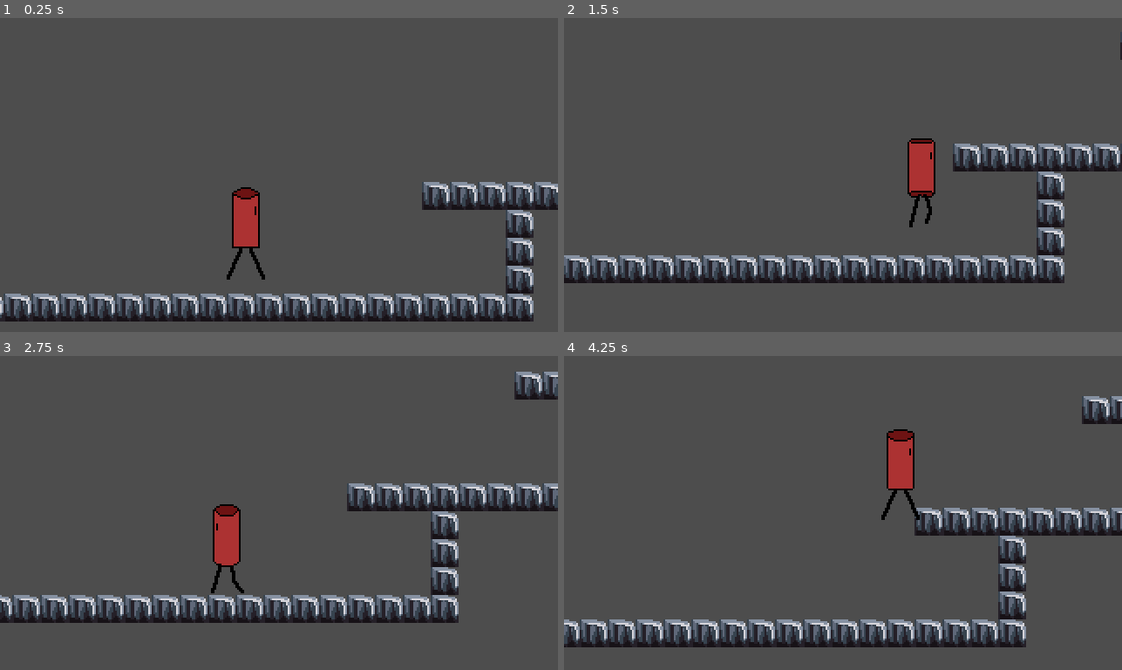
Above: before the commit, frames 1-4 (two rows, left to right).
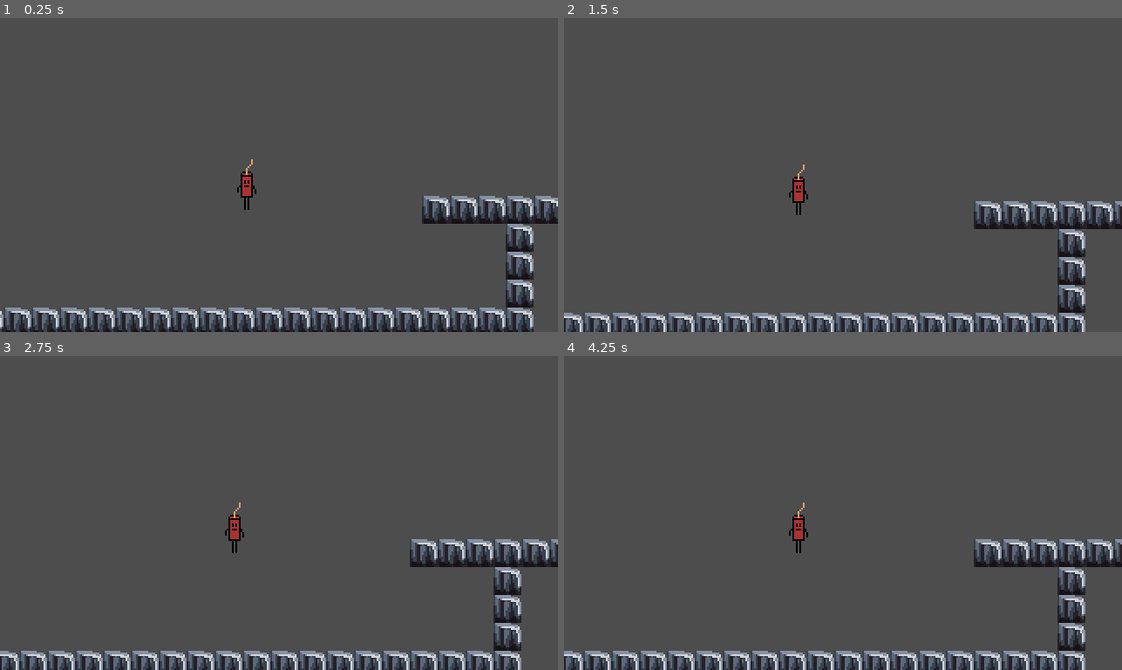
Above: after the commit, the same moments.

Repository: zoepfister/CWTD
Game: Godot game, scene res://scenes/Game.tscn
Same seed, same stepped clock (60 frames per second), same inputs: the game is played once before the commit and once after it. The project has no main scene, so this scene is started directly.
Inputs:
- Up to frame 1 (0.25 s): no input
- Up to frame 2 (1.5 s): hold D (move_right) from 0.53 s (still down); tap Space (jump) at 0.6, 0.77, 1.07, 1.35 s
- Up to frame 3 (2.75 s): tap Space (jump) at 1.52, 1.82, 2.1 s; release D (move_right) at 2.03 s; hold A (move_left) from 2.03 s (still down)
- Up to frame 4 (4.25 s): release A (move_left) at 2.78 s; hold D (move_right) from 2.78 s (still down); tap Space (jump) at 2.85, 3.02, 3.32, 3.6, 3.77, 4.07 s

The runs differ from the first frame. In frame 1, 13% of the frame differs, in the area x 0-100%, y 45-100%; in frame 2, 15%; in frame 3, 16%; in frame 4, 16%, in the area x 0-100%, y 12-100%.
Error after the commit: Parse Error: Preload file "res://scenes/fragments/fragment_scene.tscn" does not exist. (res://scenes/player/player.gd:22)

Commit message:
adjusted player

Diff:
--- a/scenes/components/advanced_jump/variable_height_jump_component.gd
+++ b/scenes/components/advanced_jump/variable_height_jump_component.gd
@@ -4,9 +4,6 @@
 @export_subgroup("Nodes")
 @export var jump_buffer_timer: Timer
 @export var coyote_timer: Timer
-
-@export_subgroup("Settings")
-@export var jump_velocity: float = -350.0
 
 var is_going_up: bool = false
 var is_jumping: bool = false
@@ -21,15 +18,15 @@
 func has_just_stepped_off_ledge(body: CharacterBody2D) -> bool:
 	return not body.is_on_floor() and last_frame_on_floor and not is_jumping
 
-func handle_jump(body: CharacterBody2D, want_to_jump: bool, jump_released: bool) -> void:
+func handle_jump(body: CharacterBody2D, want_to_jump: bool, jump_released: bool, jump_velocity: float) -> void:
 	if has_just_landed(body):
 		is_jumping = false
 
 	if is_allowed_to_jump(body, want_to_jump):
-		jump(body)
+		jump(body, jump_velocity)
 
 	handle_coyote_time(body)
-	handle_jump_buffer(body, want_to_jump)
+	handle_jump_buffer(body, want_to_jump, jump_velocity)
 	handle_variable_jump_height(body, jump_released)
 
 	is_going_up = body.velocity.y < 0 and not body.is_on_floor()
@@ -41,18 +38,18 @@
 	if not coyote_timer.is_stopped() and not is_jumping:
 		body.velocity.y = 0
 
-func handle_jump_buffer(body: CharacterBody2D, want_to_jump: bool):
+func handle_jump_buffer(body: CharacterBody2D, want_to_jump: bool, jump_velocity: float):
 	if want_to_jump and not body.is_on_floor():
 		jump_buffer_timer.start()
 
 	if body.is_on_floor() and not jump_buffer_timer.is_stopped():
-		jump(body)
+		jump(body, jump_velocity)
 
 func handle_variable_jump_height(body: CharacterBody2D, jump_released: bool) -> void:
 	if jump_released and is_going_up:
 		body.velocity.y = 0
 
-func jump(body: CharacterBody2D) -> void:
+func jump(body: CharacterBody2D, jump_velocity: float) -> void:
 	body.velocity.y = jump_velocity
 	jump_buffer_timer.stop()
 	is_jumping = true
--- a/scenes/components/animation/animation_component.gd
+++ b/scenes/components/animation/animation_component.gd
@@ -1,18 +1,20 @@
+
+
 class_name AnimationComponent
 extends Node
 
 @export_subgroup("Nodes")
 @export var sprite: AnimatedSprite2D
 
-func handle_horizontal_flip(direction: float) -> void:
+func _handle_horizontal_flip(direction: float) -> void:
 	if direction == 0:
 		return
 
 	sprite.flip_h = false if direction > 0 else true
 
-func handle_move_animation(move_direciton: float) -> void :
-	handle_horizontal_flip(move_direciton)
-	if move_direciton != 0:
-		sprite.play("move")
-	else:
-		sprite.play("idle")
+func handle_move_animation(move_direciton: float, animation_name: String) -> void :
+	_handle_horizontal_flip(move_direciton)
+	set_animation(animation_name)
+
+func set_animation(animation_name: String) -> void:
+	sprite.play(animation_name)
--- a/scenes/components/gravity/gravity_component.gd
+++ b/scenes/components/gravity/gravity_component.gd
@@ -5,8 +5,18 @@
 @export var gravity: float = 1000.0
 
 var is_falling: bool = false
+var is_gravity_enabled: bool = true
 
 func handle_gravity(body: CharacterBody2D, delta:float):
-	if not body.is_on_floor():
+	if is_gravity_enabled and not body.is_on_floor():
 		body.velocity.y += gravity * delta
 	is_falling = body.velocity.y > 0 and not body.is_on_floor()
+
+func handle_gravity_physics_body(body: RigidBody2D, delta:float):
+	body.linear_velocity.y += gravity * delta
+
+func enable_garvity() -> void:
+	is_gravity_enabled = true
+
+func disable_garvity() -> void:
+	is_gravity_enabled = false
--- a/scenes/components/jump/jump_component.gd
+++ b/scenes/components/jump/jump_component.gd
@@ -1,12 +1,9 @@
 class_name JumpComponent
 extends Node
 
-@export_subgroup("Settings")
-@export var jump_velocity: float = -350.0
-
 var is_jumping: bool = false
 
-func handle_jump(body: CharacterBody2D, want_to_jump: bool) -> void:
+func handle_jump(body: CharacterBody2D, want_to_jump: bool, jump_velocity: float) -> void:
 	if want_to_jump and body.is_on_floor():
 		body.velocity.y += jump_velocity
 
--- a/scenes/components/move/movement_component.gd
+++ b/scenes/components/move/movement_component.gd
@@ -2,13 +2,12 @@
 extends Node
 
 @export_subgroup("Settings")
-@export var speed: float = 100.0
 @export var ground_accel: float = 6.0
 @export var ground_decel: float = 8.0
 @export var air_accel: float = 10.0
 @export var air_decel: float = 3.0
 
-func handle_horizontal_movement(body: CharacterBody2D, direction: float) -> void:
+func handle_horizontal_movement(body: CharacterBody2D, direction: float, speed: float) -> void:
 	var velocity_change_speed: float = 0.0
 	if body.is_on_floor():
 		velocity_change_speed = ground_accel if direction != 0 else ground_decel
--- a/scenes/player.gd
+++ /dev/null
@@ -1,19 +0,0 @@
-extends CharacterBody2D
-
-@export_subgroup("Nodes")
-@export var camera: Camera2D
-@export var gravity_component: GravityComponent
-@export var input_component: InputComponent
-@export var movement_component: MovementComponent
-@export var jump_component: VariableHeightJumpComponent
-@export var animation_component: AnimationComponent
-
-func _ready() -> void:
-	camera.make_current()
-
-func _physics_process(delta: float) -> void:
-	gravity_component.handle_gravity(self, delta)
-	movement_component.handle_horizontal_movement(self, input_component.input_horizontal)
-	animation_component.handle_move_animation(input_component.input_horizontal)
-	jump_component.handle_jump(self, input_component.get_jump_input(), input_component.get_jump_released())
-	move_and_slide()
--- a/scenes/player.tscn
+++ /dev/null
@@ -1,160 +0,0 @@
-[gd_scene load_steps=24 format=3 uid="uid://cr4137xbkxflx"]
-
-[ext_resource type="Script" path="res://scenes/player.gd" id="1_k081i"]
-[ext_resource type="Texture2D" uid="uid://dy5aymae65srm" path="res://assets/tinamy/move_right/Tinamy_v01.png" id="2_i1gvg"]
-[ext_resource type="PackedScene" uid="uid://rcvad2ldy5o1" path="res://scenes/components/gravity/gravity_component.tscn" id="2_jwooe"]
-[ext_resource type="PackedScene" uid="uid://dcnqawbt1nish" path="res://scenes/components/input/input_component.tscn" id="3_r1isv"]
-[ext_resource type="PackedScene" uid="uid://c1xdlmcoefm1d" path="res://scenes/components/move/movement_component.tscn" id="4_hovol"]
-[ext_resource type="PackedScene" uid="uid://tr8nhovbawby" path="res://scenes/components/animation/animation_component.tscn" id="6_w2df7"]
-[ext_resource type="PackedScene" uid="uid://cv24phuoha88f" path="res://scenes/components/advanced_jump/variable_height_jump_component.tscn" id="7_y8fql"]
-
-[sub_resource type="AtlasTexture" id="AtlasTexture_xlxoa"]
-atlas = ExtResource("2_i1gvg")
-region = Rect2(0, 0, 48, 64)
-
-[sub_resource type="AtlasTexture" id="AtlasTexture_ymtbu"]
-atlas = ExtResource("2_i1gvg")
-region = Rect2(0, 0, 48, 64)
-
-[sub_resource type="AtlasTexture" id="AtlasTexture_1bghp"]
-atlas = ExtResource("2_i1gvg")
-region = Rect2(48, 0, 48, 64)
-
-[sub_resource type="AtlasTexture" id="AtlasTexture_76l4r"]
-atlas = ExtResource("2_i1gvg")
-region = Rect2(96, 0, 48, 64)
-
-[sub_resource type="AtlasTexture" id="AtlasTexture_i8r7d"]
-atlas = ExtResource("2_i1gvg")
-region = Rect2(144, 0, 48, 64)
-
-[sub_resource type="AtlasTexture" id="AtlasTexture_n0irc"]
-atlas = ExtResource("2_i1gvg")
-region = Rect2(192, 0, 48, 64)
-
-[sub_resource type="AtlasTexture" id="AtlasTexture_khygy"]
-atlas = ExtResource("2_i1gvg")
-region = Rect2(240, 0, 48, 64)
-
-[sub_resource type="AtlasTexture" id="AtlasTexture_e2qg6"]
-atlas = ExtResource("2_i1gvg")
-region = Rect2(288, 0, 48, 64)
-
-[sub_resource type="AtlasTexture" id="AtlasTexture_town2"]
-atlas = ExtResource("2_i1gvg")
-region = Rect2(336, 0, 48, 64)
-
-[sub_resource type="AtlasTexture" id="AtlasTexture_kau0u"]
-atlas = ExtResource("2_i1gvg")
-region = Rect2(384, 0, 48, 64)
-
-[sub_resource type="AtlasTexture" id="AtlasTexture_2pw7v"]
-atlas = ExtResource("2_i1gvg")
-region = Rect2(432, 0, 48, 64)
-
-[sub_resource type="AtlasTexture" id="AtlasTexture_ecd0k"]
-atlas = ExtResource("2_i1gvg")
-region = Rect2(480, 0, 48, 64)
-
-[sub_resource type="AtlasTexture" id="AtlasTexture_866gb"]
-atlas = ExtResource("2_i1gvg")
-region = Rect2(528, 0, 48, 64)
-
-[sub_resource type="AtlasTexture" id="AtlasTexture_eu5sn"]
-atlas = ExtResource("2_i1gvg")
-region = Rect2(576, 0, 48, 64)
-
-[sub_resource type="SpriteFrames" id="SpriteFrames_5xjla"]
-animations = [{
-"frames": [{
-"duration": 1.0,
-"texture": SubResource("AtlasTexture_xlxoa")
-}],
-"loop": false,
-"name": &"idle",
-"speed": 0.0
-}, {
-"frames": [{
-"duration": 1.0,
-"texture": SubResource("AtlasTexture_ymtbu")
-}, {
-"duration": 1.0,
-"texture": SubResource("AtlasTexture_1bghp")
-}, {
-"duration": 1.0,
-"texture": SubResource("AtlasTexture_76l4r")
-}, {
-"duration": 1.0,
-"texture": SubResource("AtlasTexture_i8r7d")
-}, {
-"duration": 1.0,
-"texture": SubResource("AtlasTexture_n0irc")
-}, {
-"duration": 1.0,
-"texture": SubResource("AtlasTexture_khygy")
-}, {
-"duration": 1.0,
-"texture": SubResource("AtlasTexture_e2qg6")
-}, {
-"duration": 1.0,
-"texture": SubResource("AtlasTexture_town2")
-}, {
-"duration": 1.0,
-"texture": SubResource("AtlasTexture_kau0u")
-}, {
-"duration": 1.0,
-"texture": SubResource("AtlasTexture_2pw7v")
-}, {
-"duration": 1.0,
-"texture": SubResource("AtlasTexture_ecd0k")
-}, {
-"duration": 1.0,
-"texture": SubResource("AtlasTexture_866gb")
-}, {
-"duration": 1.0,
-"texture": SubResource("AtlasTexture_eu5sn")
-}],
-"loop": true,
-"name": &"move",
-"speed": 25.0
-}]
-
-[sub_resource type="CapsuleShape2D" id="CapsuleShape2D_yrkk1"]
-radius = 8.0
-height = 55.0
-
-[node name="Player" type="CharacterBody2D" node_paths=PackedStringArray("camera", "gravity_component", "input_component", "movement_component", "jump_component", "animation_component")]
-collision_mask = 2
-script = ExtResource("1_k081i")
-camera = NodePath("PlayerCamera")
-gravity_component = NodePath("GravityComponent")
-input_component = NodePath("InputComponent")
-movement_component = NodePath("MovementComponent")
-jump_component = NodePath("VariableHeightJumpComponent")
-animation_component = NodePath("AnimationComponent")
-
-[node name="AnimatedSprite2D" type="AnimatedSprite2D" parent="."]
-position = Vector2(0, -5)
-sprite_frames = SubResource("SpriteFrames_5xjla")
-animation = &"idle"
-
-[node name="CollisionShape2D" type="CollisionShape2D" parent="."]
-shape = SubResource("CapsuleShape2D_yrkk1")
-
-[node name="GravityComponent" parent="." instance=ExtResource("2_jwooe")]
-
-[node name="InputComponent" parent="." instance=ExtResource("3_r1isv")]
-
-[node name="MovementComponent" parent="." instance=ExtResource("4_hovol")]
-
-[node name="AnimationComponent" parent="." node_paths=PackedStringArray("sprite") instance=ExtResource("6_w2df7")]
-sprite = NodePath("../AnimatedSprite2D")
-
-[node name="VariableHeightJumpComponent" parent="." instance=ExtResource("7_y8fql")]
-
-[node name="PlayerCamera" type="Camera2D" parent="."]
-position_smoothing_enabled = true
-drag_horizontal_enabled = true
-drag_vertical_enabled = true
-drag_horizontal_offset = 0.8
-drag_vertical_offset = -0.6
--- /dev/null
+++ b/scenes/player/player.gd
@@ -0,0 +1,103 @@
+class_name Player
+extends CharacterBody2D
+
+@export_subgroup("Settings")
+@export var movement_speed: float = 100.0
+@export var run_speed: float = 250.0
+@export var jump_velocity: float = -350.0
+var run_velocity_change_rate: float = 5.0
+var direction: float = 1.0
+
+@export_subgroup("Nodes")
+@export var camera: Camera2D
+@export var gravity_component: GravityComponent
+@export var input_component: InputComponent
+@export var movement_component: MovementComponent
+@export var jump_component: VariableHeightJumpComponent
+@export var animation_component: AnimationComponent
+
+@onready var explode_timer: Timer = $ExplodeTimer
+@onready var explosion_area: Area2D = $ExplosionArea
+@onready var explosion_shape: CollisionShape2D = $ExplosionArea/ExplosionCollisionShape
+@onready var fragment_scene: PackedScene = preload("res://scenes/fragments/fragment_scene.tscn")
+var explosion_radius: float
+
+signal exploded(explosion_area: Area2D, radius: float)
+signal ready_to_respawn
+
+enum States { IDLE, LIT, MOVING, DEAD}
+var state: States = States.IDLE
+
+func _ready() -> void:
+	camera.make_current()
+	animation_component.set_animation("idle")
+	explosion_radius = (explosion_shape.shape as CircleShape2D).radius
+
+func _physics_process(delta: float) -> void:
+	gravity_component.handle_gravity(self, delta)
+	if state == States.MOVING:
+		_handle_moving_state()
+	elif state == States.LIT:
+		_handle_lit_state()
+	elif state == States.IDLE:
+		_handle_idle()
+	move_and_slide()
+
+############################
+#     States' handlers     #
+############################
+
+func _handle_idle():
+	movement_component.handle_horizontal_movement(self, input_component.input_horizontal, movement_speed)
+	jump_component.handle_jump(self, input_component.get_jump_input(), input_component.get_jump_released(), jump_velocity)
+	if input_component.input_horizontal != 0:
+		set_state(States.MOVING)
+
+func _handle_moving_state():
+	movement_component.handle_horizontal_movement(self, input_component.input_horizontal, movement_speed)
+	animation_component.handle_move_animation(input_component.input_horizontal, "move")
+	jump_component.handle_jump(self, input_component.get_jump_input(), input_component.get_jump_released(), jump_velocity)
+	if input_component.input_horizontal == 0 and is_on_floor():
+		set_state(States.IDLE)
+
+func _handle_lit_state():
+	if is_on_wall():
+		direction *= -1.0
+		velocity.x = 0
+	velocity.x = move_toward(velocity.x, direction * run_speed, run_velocity_change_rate)
+	jump_component.handle_jump(self, input_component.get_jump_input(), input_component.get_jump_released(), jump_velocity)
+	animation_component.handle_move_animation(direction, "run")
+
+func set_state(new_state: States) -> void:
+	var old_state: States = state
+	state = new_state
+	if old_state == state:
+		return
+	if state == States.LIT:
+		direction = input_component.input_horizontal
+		if direction == 0:
+			direction = sign(velocity.x) if velocity.x != 0 else 1
+		explode_timer.start()
+	elif state == States.IDLE:
+		animation_component.set_animation("idle")
+
+#######################################
+#              Signals                #
+#######################################
+
+func _on_explode_timer_timeout() -> void:
+	set_state(States.DEAD)
+	velocity = Vector2(0.0,0.0)
+	gravity_component.disable_garvity()		# prevent camera to follow falling through holes
+	animation_component.set_animation("explode")
+	animation_component.sprite.animation_finished.connect(Callable(self, "_on_explosion_animation_finished"))
+	exploded.emit(explosion_area, explosion_radius)
+
+func _on_explosion_animation_finished() -> void:
+	visible = false		# wait until explosion animation ended
+	ready_to_respawn.emit()
+
+func on_repsawn():
+	set_state(States.IDLE)
+	gravity_component.enable_garvity()
+	visible = true
--- /dev/null
+++ b/scenes/player/player.tscn
@@ -0,0 +1,256 @@
+[gd_scene load_steps=42 format=3 uid="uid://cr4137xbkxflx"]
+
+[ext_resource type="Script" path="res://scenes/player/player.gd" id="1_k081i"]
+[ext_resource type="Texture2D" uid="uid://dlmn5pye0keaw" path="res://assets/tinamy/idle/tynamite_v2_idle.png" id="2_fehn5"]
+[ext_resource type="PackedScene" uid="uid://rcvad2ldy5o1" path="res://scenes/components/gravity/gravity_component.tscn" id="2_jwooe"]
+[ext_resource type="Texture2D" uid="uid://dxxuorh28r05u" path="res://assets/tinamy/explosion/explosion1.png" id="2_q3iv2"]
+[ext_resource type="Texture2D" uid="uid://bx5covq83qntx" path="res://assets/tinamy/move/tynamite_v2.png" id="3_c4o70"]
+[ext_resource type="Texture2D" uid="uid://cq8lg5p8m52cq" path="res://assets/tinamy/explosion/explosion2.png" id="3_lwvno"]
+[ext_resource type="PackedScene" uid="uid://dcnqawbt1nish" path="res://scenes/components/input/input_component.tscn" id="3_r1isv"]
+[ext_resource type="Texture2D" uid="uid://c5ut5s36u8yt0" path="res://assets/tinamy/run/tynamite_v2_run.png" id="4_e73ly"]
+[ext_resource type="PackedScene" uid="uid://c1xdlmcoefm1d" path="res://scenes/components/move/movement_component.tscn" id="4_hovol"]
+[ext_resource type="Texture2D" uid="uid://c62tyue0tsts4" path="res://assets/tinamy/explosion/explosion3.png" id="4_op3fk"]
+[ext_resource type="Texture2D" uid="uid://j10xs2nodso1" path="res://assets/tinamy/explosion/explosion4.png" id="5_lk61l"]
+[ext_resource type="Texture2D" uid="uid://h8cm3tb8v0ws" path="res://assets/tinamy/explosion/explosion5.png" id="6_blepu"]
+[ext_resource type="PackedScene" uid="uid://tr8nhovbawby" path="res://scenes/components/animation/animation_component.tscn" id="6_w2df7"]
+[ext_resource type="Texture2D" uid="uid://do40vofl3tvej" path="res://assets/tinamy/explosion/explosion6.png" id="7_t70ds"]
+[ext_resource type="PackedScene" uid="uid://cv24phuoha88f" path="res://scenes/components/advanced_jump/variable_height_jump_component.tscn" id="7_y8fql"]
+[ext_resource type="Texture2D" uid="uid://wd0akc5ty7ms" path="res://assets/tinamy/explosion/explosion7.png" id="8_mf5ng"]
+[ext_resource type="Texture2D" uid="uid://6mf2x8mfacr" path="res://assets/tinamy/explosion/explosion8.png" id="9_bokdo"]
+[ext_resource type="Texture2D" uid="uid://d0legggllbqhi" path="res://assets/tinamy/explosion/explosion9.png" id="10_hw1cg"]
+[ext_resource type="Texture2D" uid="uid://speyqwi5by03" path="res://assets/tinamy/explosion/explosion10.png" id="11_f4xhu"]
+[ext_resource type="Texture2D" uid="uid://cc6npkyg0mc6u" path="res://assets/tinamy/explosion/explosion11.png" id="12_27xqm"]
+[ext_resource type="Texture2D" uid="uid://bp7cdjyj1qskd" path="res://assets/tinamy/explosion/explosion12.png" id="13_70ypq"]
+[ext_resource type="Texture2D" uid="uid://bc4rjhkrgt31l" path="res://assets/tinamy/explosion/explosion13.png" id="14_6vyse"]
+
+[sub_resource type="AtlasTexture" id="AtlasTexture_74diq"]
+atlas = ExtResource("2_fehn5")
+region = Rect2(0, 0, 32, 32)
+
+[sub_resource type="AtlasTexture" id="AtlasTexture_qaw2p"]
+atlas = ExtResource("2_fehn5")
+region = Rect2(32, 0, 32, 32)
+
+[sub_resource type="AtlasTexture" id="AtlasTexture_oalrc"]
+atlas = ExtResource("2_fehn5")
+region = Rect2(64, 0, 32, 32)
+
+[sub_resource type="AtlasTexture" id="AtlasTexture_c218p"]
+atlas = ExtResource("2_fehn5")
+region = Rect2(96, 0, 32, 32)
+
+[sub_resource type="AtlasTexture" id="AtlasTexture_232da"]
+atlas = ExtResource("3_c4o70")
+region = Rect2(0, 32, 32, 32)
+
+[sub_resource type="AtlasTexture" id="AtlasTexture_nyydk"]
+atlas = ExtResource("3_c4o70")
+region = Rect2(32, 32, 32, 32)
+
+[sub_resource type="AtlasTexture" id="AtlasTexture_pimim"]
+atlas = ExtResource("3_c4o70")
+region = Rect2(64, 32, 32, 32)
+
+[sub_resource type="AtlasTexture" id="AtlasTexture_ieksv"]
+atlas = ExtResource("3_c4o70")
+region = Rect2(96, 32, 32, 32)
+
+[sub_resource type="AtlasTexture" id="AtlasTexture_ekx7w"]
+atlas = ExtResource("3_c4o70")
+region = Rect2(128, 32, 32, 32)
+
+[sub_resource type="AtlasTexture" id="AtlasTexture_vb8m6"]
+atlas = ExtResource("3_c4o70")
+region = Rect2(160, 32, 32, 32)
+
+[sub_resource type="AtlasTexture" id="AtlasTexture_3hkos"]
+atlas = ExtResource("3_c4o70")
+region = Rect2(192, 32, 32, 32)
+
+[sub_resource type="AtlasTexture" id="AtlasTexture_a00fy"]
+atlas = ExtResource("3_c4o70")
+region = Rect2(224, 32, 32, 32)
+
+[sub_resource type="AtlasTexture" id="AtlasTexture_xp846"]
+atlas = ExtResource("4_e73ly")
+region = Rect2(0, 64, 32, 32)
+
+[sub_resource type="AtlasTexture" id="AtlasTexture_5jw7y"]
+atlas = ExtResource("4_e73ly")
+region = Rect2(32, 64, 32, 32)
+
+[sub_resource type="AtlasTexture" id="AtlasTexture_knu8i"]
+atlas = ExtResource("4_e73ly")
+region = Rect2(64, 64, 32, 32)
+
+[sub_resource type="AtlasTexture" id="AtlasTexture_imi6b"]
+atlas = ExtResource("4_e73ly")
+region = Rect2(96, 64, 32, 32)
+
+[sub_resource type="SpriteFrames" id="SpriteFrames_5xjla"]
+animations = [{
+"frames": [{
+"duration": 2.0,
+"texture": ExtResource("2_q3iv2")
+}, {
+"duration": 1.5,
+"texture": ExtResource("3_lwvno")
+}, {
+"duration": 1.3,
+"texture": ExtResource("4_op3fk")
+}, {
+"duration": 1.0,
+"texture": ExtResource("5_lk61l")
+}, {
+"duration": 1.0,
+"texture": ExtResource("6_blepu")
+}, {
+"duration": 1.0,
+"texture": ExtResource("7_t70ds")
+}, {
+"duration": 1.0,
+"texture": ExtResource("8_mf5ng")
+}, {
+"duration": 1.0,
+"texture": ExtResource("9_bokdo")
+}, {
+"duration": 1.3,
+"texture": ExtResource("10_hw1cg")
+}, {
+"duration": 1.5,
+"texture": ExtResource("11_f4xhu")
+}, {
+"duration": 1.5,
+"texture": ExtResource("12_27xqm")
+}, {
+"duration": 1.5,
+"texture": ExtResource("13_70ypq")
+}, {
+"duration": 2.0,
+"texture": ExtResource("14_6vyse")
+}],
+"loop": false,
+"name": &"explode",
+"speed": 15.0
+}, {
+"frames": [{
+"duration": 1.0,
+"texture": SubResource("AtlasTexture_74diq")
+}, {
+"duration": 1.0,
+"texture": SubResource("AtlasTexture_qaw2p")
+}, {
+"duration": 1.0,
+"texture": SubResource("AtlasTexture_oalrc")
+}, {
+"duration": 1.0,
+"texture": SubResource("AtlasTexture_c218p")
+}],
+"loop": true,
+"name": &"idle",
+"speed": 10.0
+}, {
+"frames": [{
+"duration": 1.0,
+"texture": SubResource("AtlasTexture_232da")
+}, {
+"duration": 1.0,
+"texture": SubResource("AtlasTexture_nyydk")
+}, {
+"duration": 1.0,
+"texture": SubResource("AtlasTexture_pimim")
+}, {
+"duration": 1.0,
+"texture": SubResource("AtlasTexture_ieksv")
+}, {
+"duration": 1.0,
+"texture": SubResource("AtlasTexture_ekx7w")
+}, {
+"duration": 1.0,
+"texture": SubResource("AtlasTexture_vb8m6")
+}, {
+"duration": 1.0,
+"texture": SubResource("AtlasTexture_3hkos")
+}, {
+"duration": 1.0,
+"texture": SubResource("AtlasTexture_a00fy")
+}],
+"loop": true,
+"name": &"move",
+"speed": 15.0
+}, {
+"frames": [{
+"duration": 1.0,
+"texture": SubResource("AtlasTexture_xp846")
+}, {
+"duration": 1.0,
+"texture": SubResource("AtlasTexture_5jw7y")
+}, {
+"duration": 1.0,
+"texture": SubResource("AtlasTexture_knu8i")
+}, {
+"duration": 1.0,
+"texture": SubResource("AtlasTexture_imi6b")
+}],
+"loop": true,
+"name": &"run",
+"speed": 15.0
+}]
+
+[sub_resource type="CapsuleShape2D" id="CapsuleShape2D_yrkk1"]
+radius = 4.0
+height = 25.0
+
+[sub_resource type="CircleShape2D" id="CircleShape2D_tf44m"]
+radius = 13.0384
+
+[node name="Player" type="CharacterBody2D" node_paths=PackedStringArray("camera", "gravity_component", "input_component", "movement_component", "jump_component", "animation_component") groups=["player"]]
+collision_mask = 14
+script = ExtResource("1_k081i")
+camera = NodePath("PlayerCamera")
+gravity_component = NodePath("GravityComponent")
+input_component = NodePath("InputComponent")
+movement_component = NodePath("MovementComponent")
+jump_component = NodePath("VariableHeightJumpComponent")
+animation_component = NodePath("AnimationComponent")
+
+[node name="AnimatedSprite2D" type="AnimatedSprite2D" parent="."]
+position = Vector2(1, -4)
+sprite_frames = SubResource("SpriteFrames_5xjla")
+animation = &"idle"
+
+[node name="CollisionShape2D" type="CollisionShape2D" parent="."]
+shape = SubResource("CapsuleShape2D_yrkk1")
+
+[node name="GravityComponent" parent="." instance=ExtResource("2_jwooe")]
+
+[node name="InputComponent" parent="." instance=ExtResource("3_r1isv")]
+
+[node name="MovementComponent" parent="." instance=ExtResource("4_hovol")]
+
+[node name="AnimationComponent" parent="." node_paths=PackedStringArray("sprite") instance=ExtResource("6_w2df7")]
+sprite = NodePath("../AnimatedSprite2D")
+
+[node name="VariableHeightJumpComponent" parent="." instance=ExtResource("7_y8fql")]
+
+[node name="PlayerCamera" type="Camera2D" parent="."]
+position_smoothing_enabled = true
+drag_horizontal_enabled = true
+drag_vertical_enabled = true
+drag_horizontal_offset = 0.8
+drag_vertical_offset = -0.6
+
+[node name="ExplodeTimer" type="Timer" parent="."]
+wait_time = 3.0
+one_shot = true
+
+[node name="ExplosionArea" type="Area2D" parent="."]
+scale = Vector2(1.6053, 1.50828)
+collision_layer = 32
+collision_mask = 22
+
+[node name="ExplosionCollisionShape" type="CollisionShape2D" parent="ExplosionArea"]
+shape = SubResource("CircleShape2D_tf44m")
+debug_color = Color(0.850346, 0.363739, 0.221727, 0.42)
+
+[connection signal="timeout" from="ExplodeTimer" to="." method="_on_explode_timer_timeout"]
